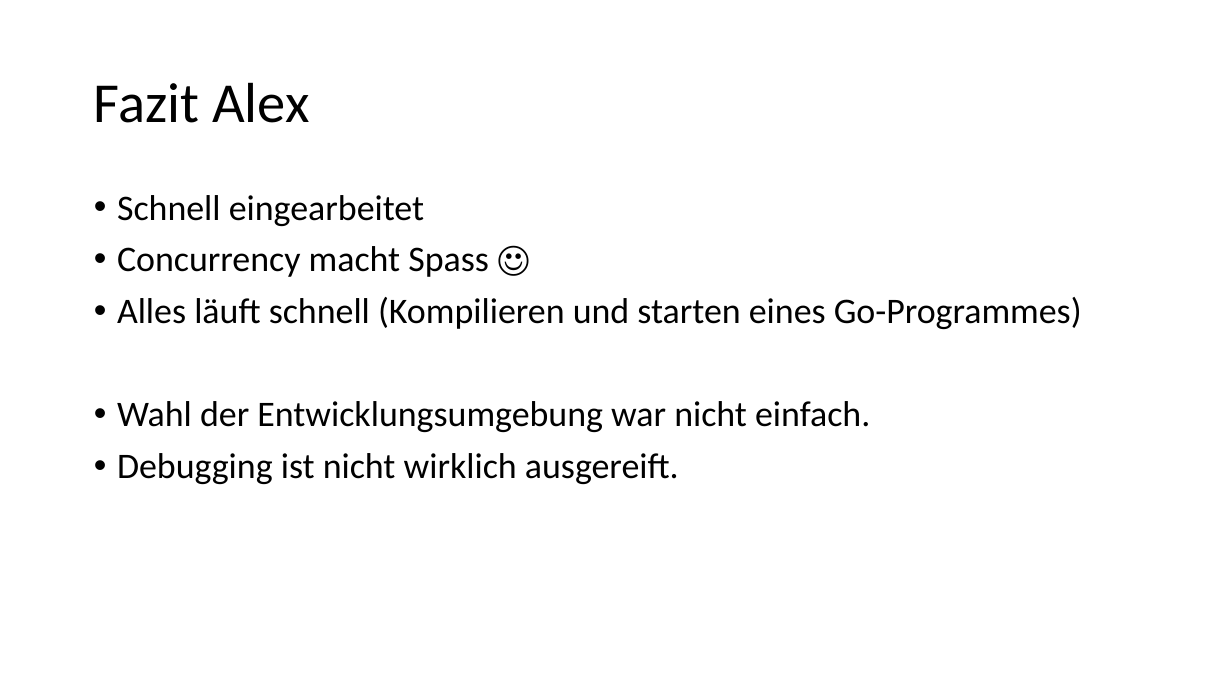
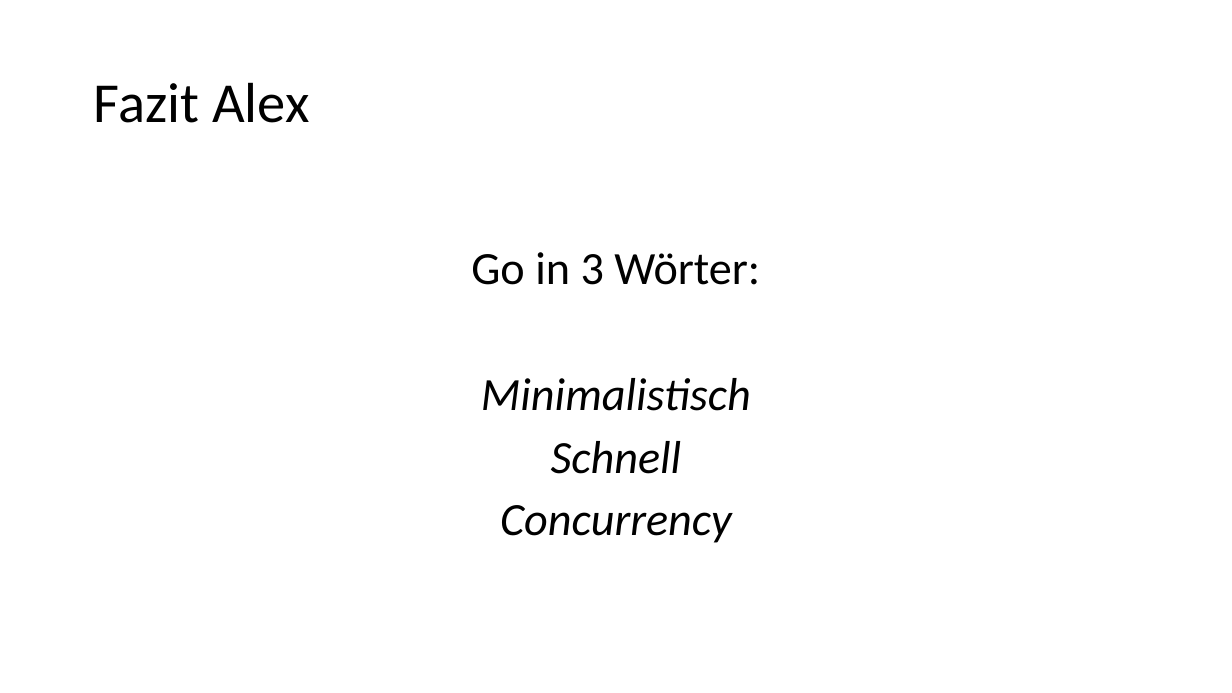
Before and after one commit to alexsuter/golang-experience, a slide deck: slide 9 of presi/presi.pptx. Drawn at 1232x693 pixels with LibreOffice and Linux fonts; fonts in the diff are those of the drawing. Boxes give left, top, right and bottom in pixels: in the first picture for what was removed or moved away, otherwise in the second. Text is boxed around its words. In the diff, an @@ line names an element or a change of style, - is before the commit and + after.

Commit message:
presi fazit alex

```diff
--- a/presi/presi.pptx
+++ b/presi/presi.pptx
@@ text at <box>471,252,760,543</box>: text changed; size 28 to 36 pt; italic on @@
-• Schnell eingearbeitet
-• Concurrency macht Spass ☺
-• Alles läuft schnell (Kompilieren und starten eines Go-Programmes)
-• Wahl der Entwicklungsumgebung war nicht einfach.
-• Debugging ist nicht wirklich ausgereift.
+Go in 3 Wörter:
+Minimalistisch
+Schnell
+Concurrency
```
Also in this commit, not shown: 1 other slide changed.
